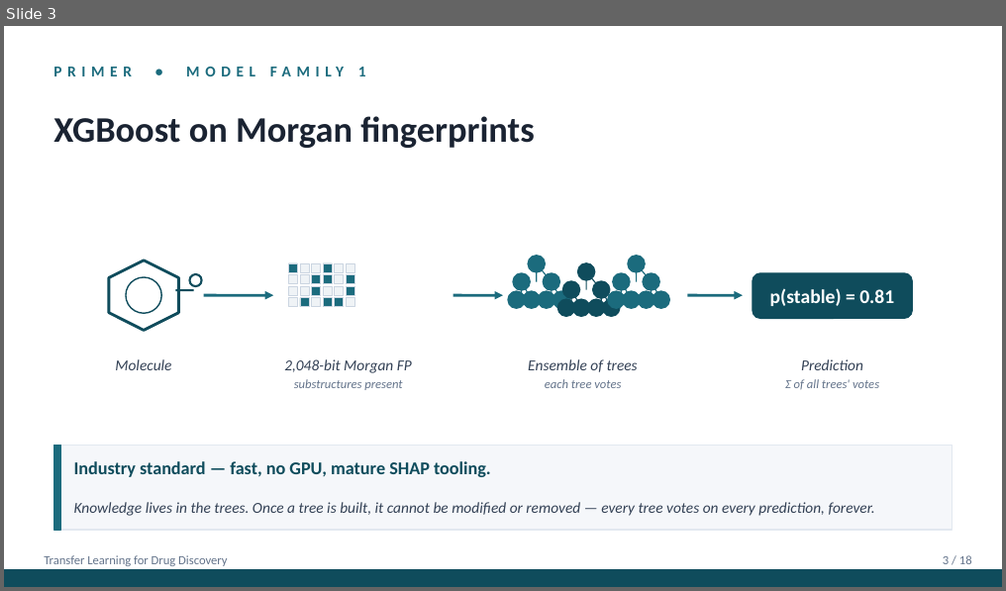
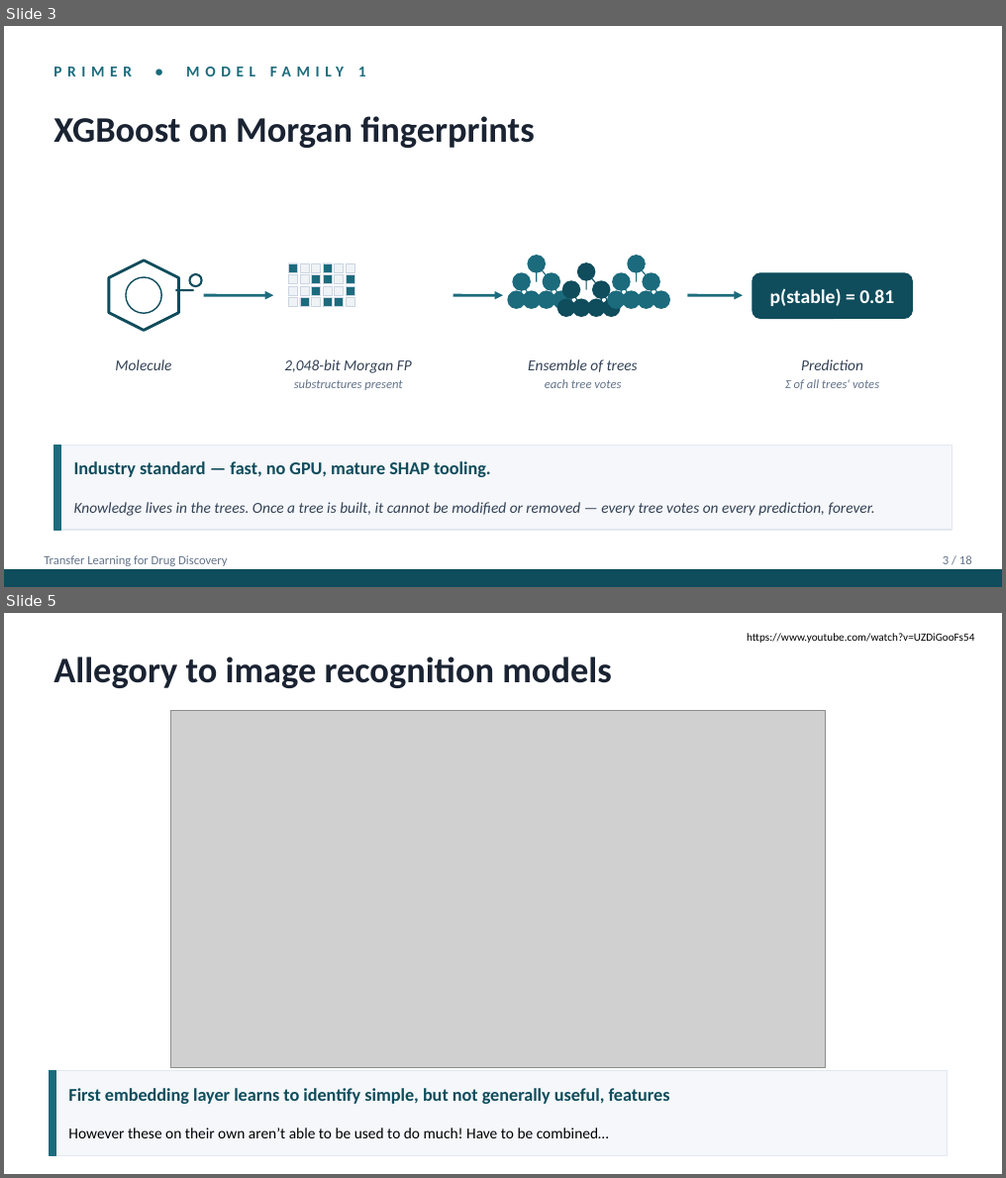
Before and after one commit to rgasper/transfer-learning-drug-discovery, a slide deck: presentation.pptx. Shown one above the other, each under a label of ours: slide 3 before the commit, slides 3 and 5 after it; the slides between them are not shown. The pictures are 1006x591 and 1006x1178 pixels, drawn with LibreOffice and Linux fonts; fonts in the diff are those of the drawing; grey boxes stand for pictures. Boxes give left, top, right and bottom in pixels: in the first picture for what was removed or moved away, otherwise in the second. Text is boxed around its words. In the diff, an @@ line names an element or a change of style, - is before the commit and + after.

```diff
--- a/presentation.pptx
+++ b/presentation.pptx
@@ slide 5 added at (4, 613, 1002, 1174), background #FFFFFF @@
@@ text added at (746, 633, 974, 643), 8 pt, text #000000 @@
+https://www.youtube.com/watch?v=UZDiGooFs54
@@ text added at (54, 657, 611, 688), 26 pt, text #1A2332, bold @@
+Allegory to image recognition models
@@ picture added at (170, 711, 825, 1068) @@
@@ rectangle added at (49, 1071, 947, 1156), fill #F5F7FA, outline #E2E8F0 1 pt @@
@@ rectangle added at (49, 1071, 55, 1156), fill #1B6B7D, outline #1B6B7D 1 pt @@
@@ text added at (68, 1088, 670, 1104), 13 pt, text #0F4C5C, bold @@
+First embedding layer learns to identify simple, but not generally useful, features
@@ text added at (68, 1128, 609, 1139), 11 pt, text #000000 @@
+However these on their own aren’t able to be used to do much! Have to be combined…
```
Also in this commit, not shown: 5 slides changed, 3 other slides added.
